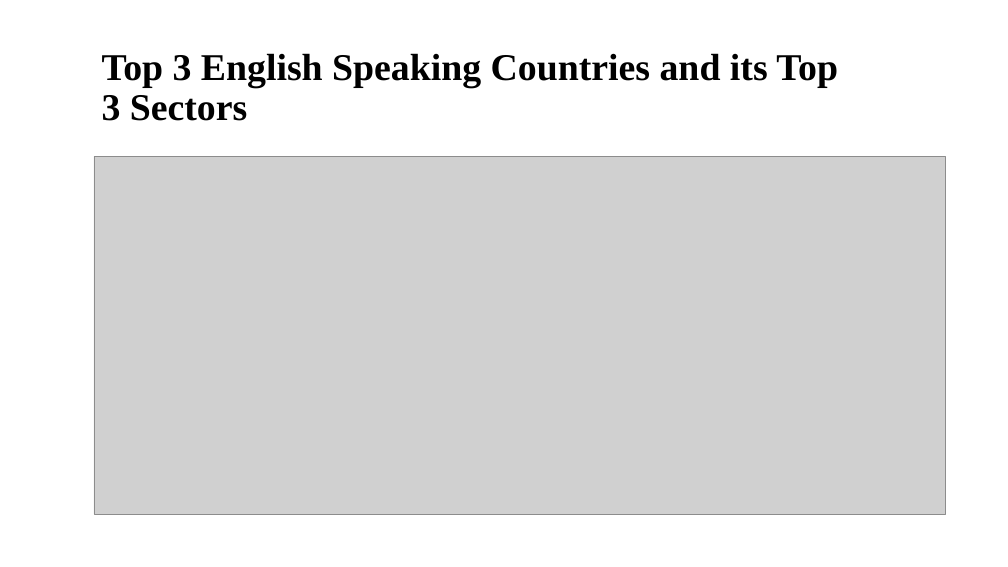
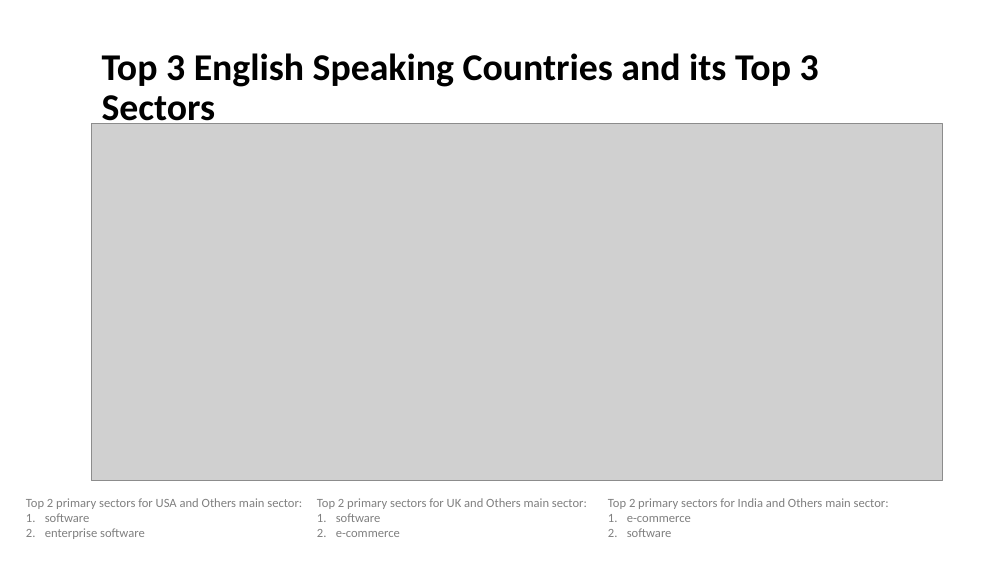
Before and after one commit to sureshballa/data-science-projects, a slide deck: slide 9 of Investment-case-study-group-project/Spark Funds Presentation - V2.pptx. Drawn at 1008x567 pixels with LibreOffice and Linux fonts; fonts in the diff are those of the drawing; grey boxes stand for pictures; background and template pictures are left out. Boxes give left, top, right and bottom in pixels: in the first picture for what was removed or moved away, otherwise in the second. Text is boxed around its words. In the diff, an @@ line names an element or a change of style, - is before the commit and + after.

Commit message:
Final updates to slide deck and R code to include top 2 primary sectors within each Others main sector for all three countries

```diff
--- a/Investment-case-study-group-project/Spark Funds Presentation - V2.pptx
+++ b/Investment-case-study-group-project/Spark Funds Presentation - V2.pptx
@@ title "Top 3 English Speaking Countries ..." at (102, 53, 819, 130): font Times New Roman to Calibri @@
@@ picture: place and size @@
-picture at (94, 157, 945, 514)
+picture at (91, 123, 943, 481)
@@ text added at (26, 498, 302, 539), 12 pt, text #808080 @@
+Top 2 primary sectors for USA and Others main sector:
+1. software
+2. enterprise software
@@ text added at (317, 498, 587, 537), 12 pt, text #808080 @@
+Top 2 primary sectors for UK and Others main sector:
+1. software
+2. e-commerce
@@ text added at (608, 498, 889, 537), 12 pt, text #808080 @@
+Top 2 primary sectors for India and Others main sector:
+1. e-commerce
+2. software
```
Also in this commit, not shown: 9 other slides changed, 2 other files.
